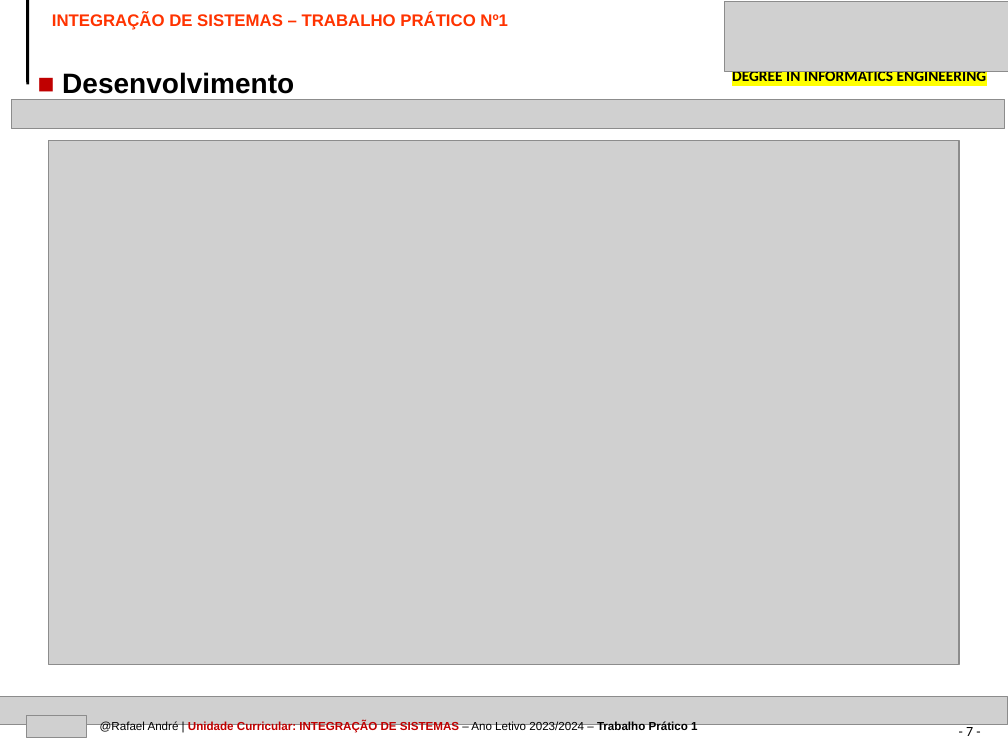
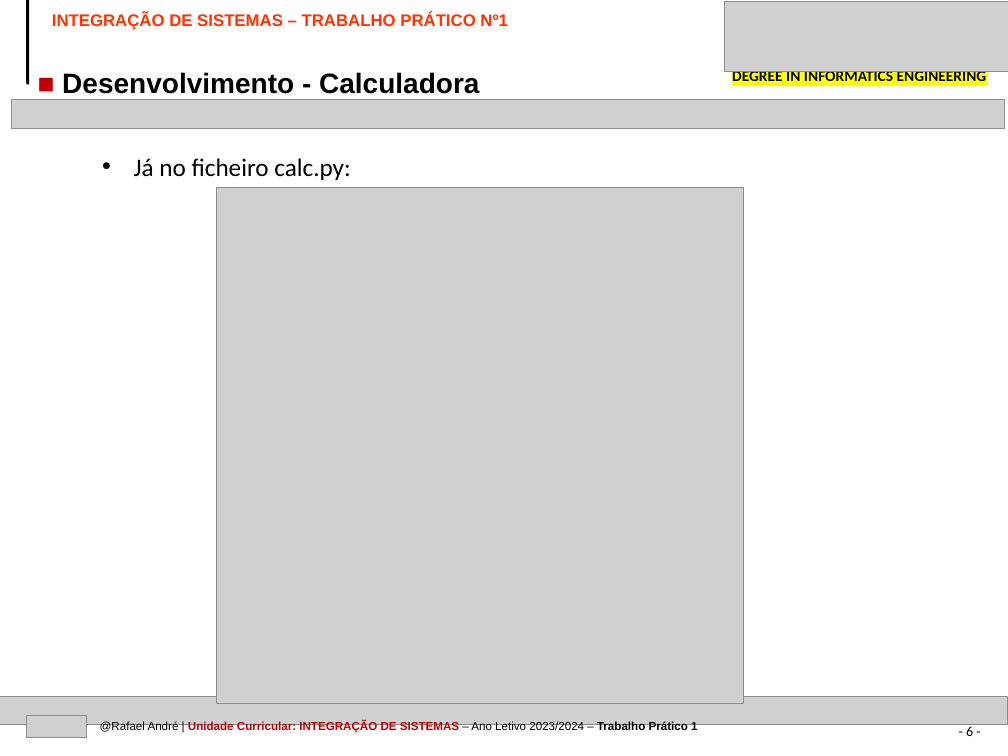
Before and after one commit to kromenz/Socket_Chat, a slide deck: slide 6 of IPVC-EI-TEMPLATE-PPT-IS-TRABALHO1.pptx (slide 7 before the commit). Drawn at 1008x756 pixels with LibreOffice and Linux fonts; fonts in the diff are those of the drawing; grey boxes stand for pictures. Boxes give left, top, right and bottom in pixels: in the first picture for what was removed or moved away, otherwise in the second. Text is boxed around its words. In the diff, an @@ line names an element or a change of style, - is before the commit and + after.

```diff
--- a/IPVC-EI-TEMPLATE-PPT-IS-TRABALHO1.pptx
+++ b/IPVC-EI-TEMPLATE-PPT-IS-TRABALHO1.pptx
@@ text at [62,72,479,94]: text changed @@
-■ Desenvolvimento
+■ Desenvolvimento - Calculadora
@@ text added at [134,158,351,180], 18 pt, text #000000 @@
+• Já no ficheiro calc.py:
@@ picture: place and size @@
-picture at [49,140,960,664]
+picture at [217,187,744,704]
@@ page number at [966,724,973,736]: text changed @@
-- 7 -
+- 6 -
```
Also in this commit, not shown: 12 other slides changed, 3 slides added, 4 other files.
